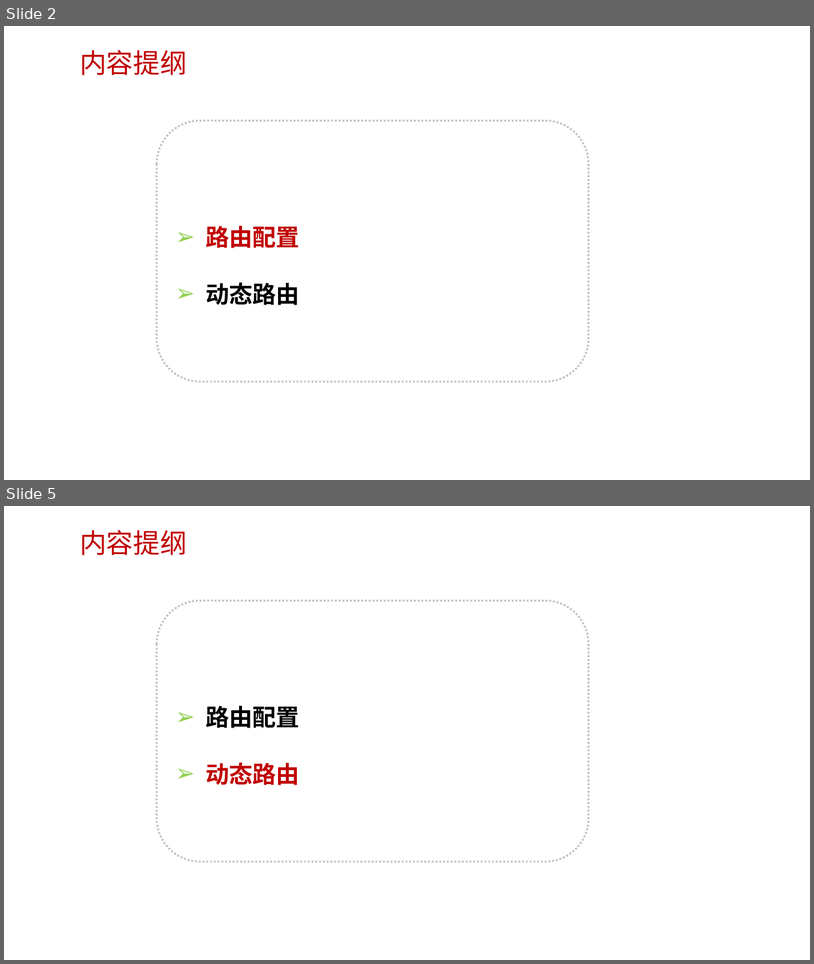
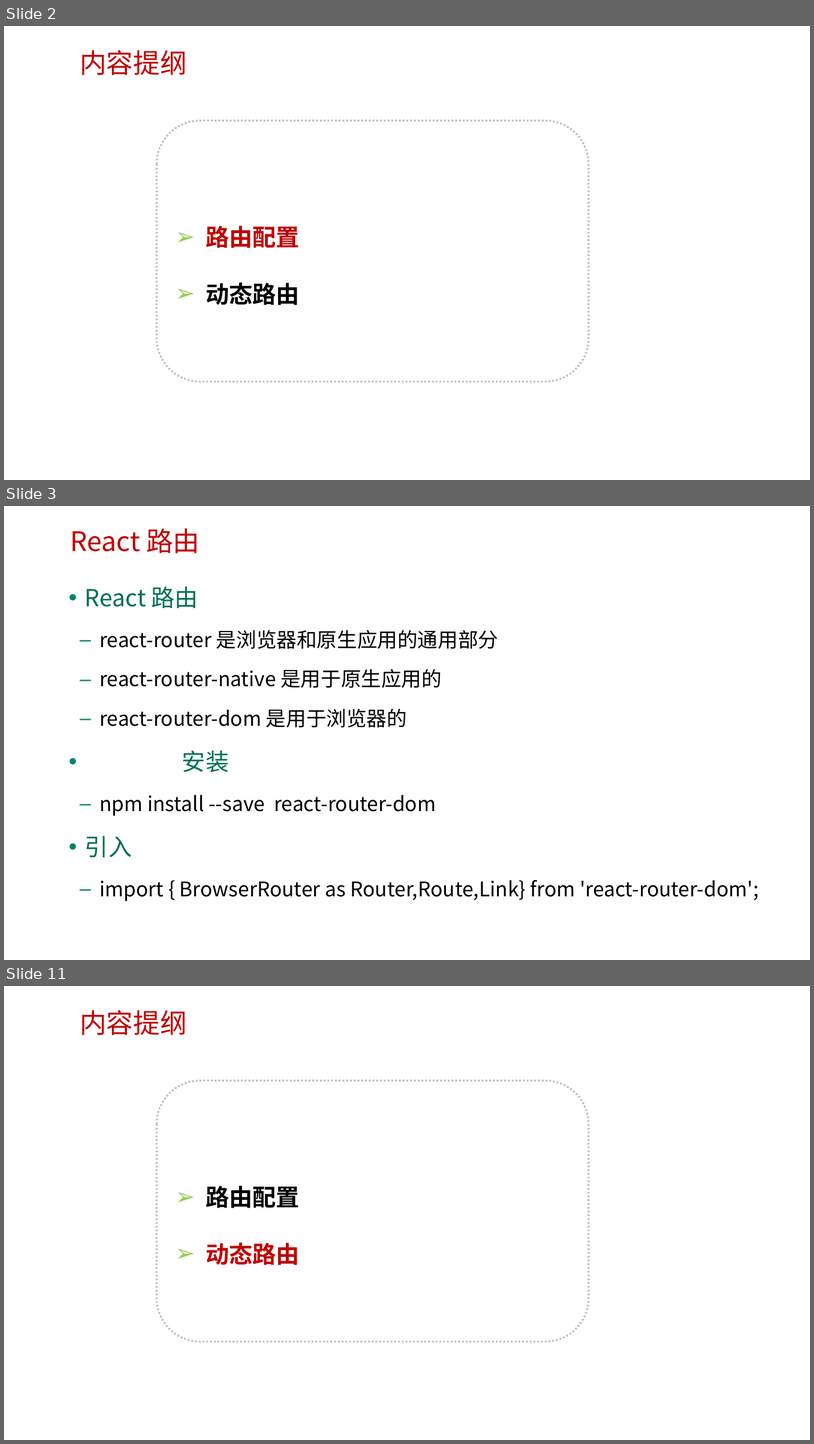
Before and after one commit to HL1115/react, a slide deck: router/ppt/2-1 React 路由.pptx. Shown one above the other, each under a label of ours: slides 2 and 5 before the commit, slides 2, 3 and 11 after it; the slides between them are not shown. The pictures are 814x964 and 814x1444 pixels, drawn with LibreOffice and Linux fonts; fonts in the diff are those of the drawing; background and template pictures are left out. Boxes give left, top, right and bottom in pixels: in the first picture for what was removed or moved away, otherwise in the second. Text is boxed around its words. In the diff, an @@ line names an element or a change of style, - is before the commit and + after.

Commit message:
c router

```diff
--- a/router/ppt/2-1 React 路由.pptx
+++ b/router/ppt/2-1 React 路由.pptx
@@ slide 3 added at [4,506,810,960], background picture (left out) @@
@@ text added at [70,528,200,553], 32 pt, text #C00000 @@
+React 路由
@@ text added at [85,586,759,901], 24 pt, text #000000 @@
+• React 路由
+  – react-router 是浏览器和原生应用的通用部分
+  – react-router-native 是用于原生应用的
+  – react-router-dom 是用于浏览器的
+• 安装
+  – npm install --save react-router-dom
+• 引入
+  – import { BrowserRouter as Router,Route,Link} from 'react-router-dom';
@@ what was slide 5 is now slide 11 @@
```
Also in this commit, not shown: 3 slides changed, 6 other slides added, 1 slide removed, 2 other files.
